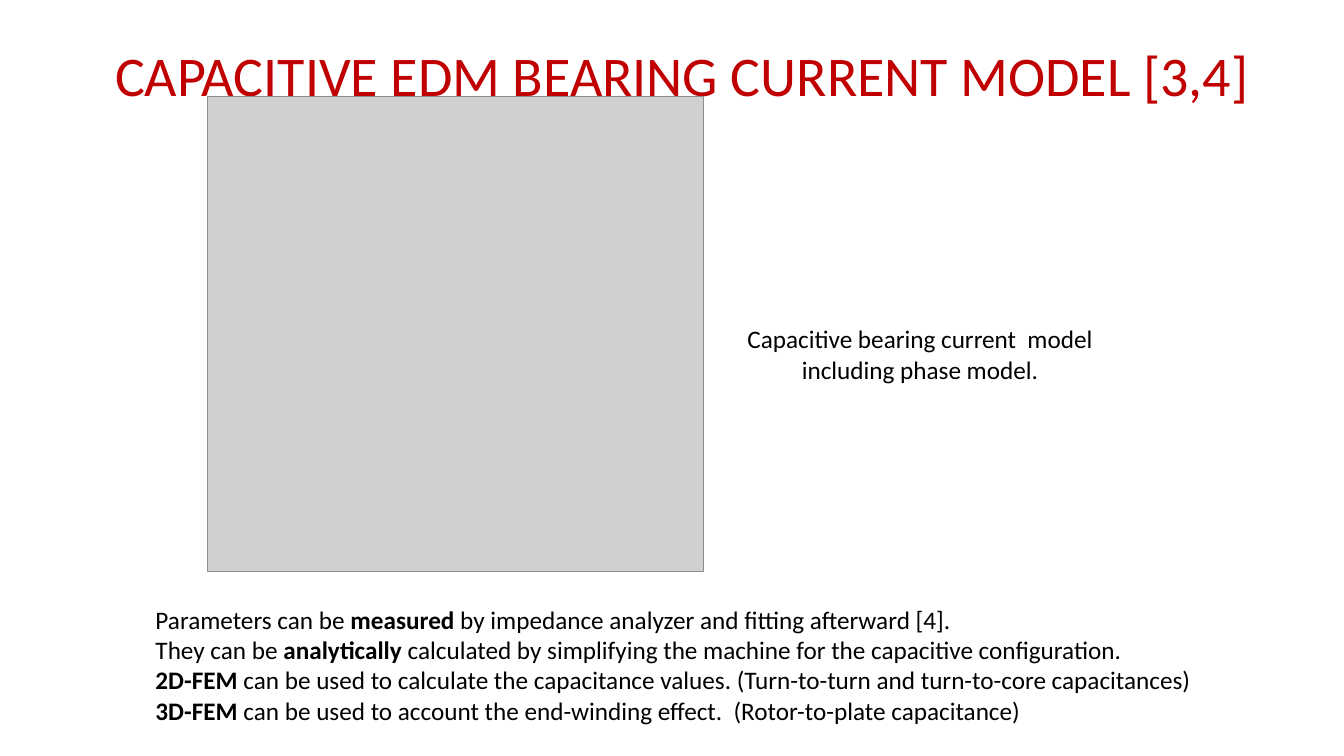
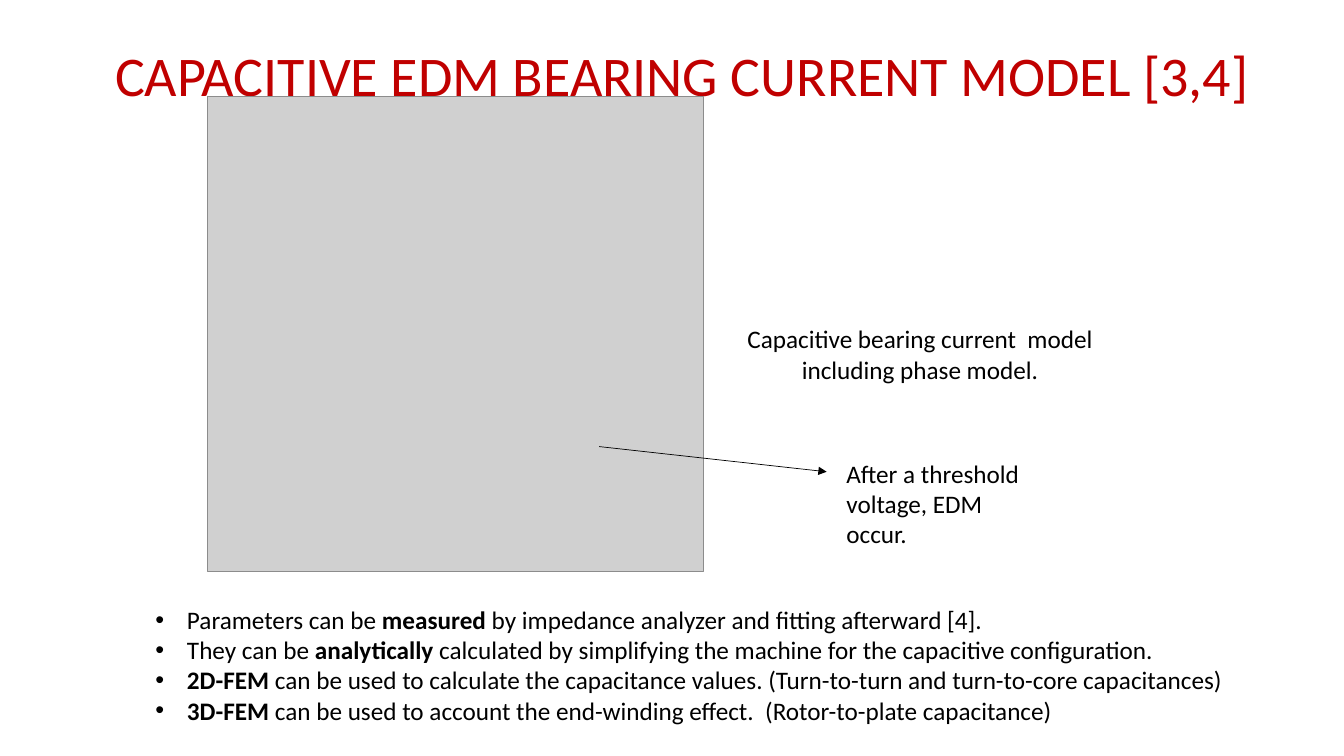
Before and after one commit to EnesAyaz/KTH, a slide deck: slide 8 of Weekly-Reports/BearingCurrentsSourceAndMitigations.pptx. Drawn at 1344x756 pixels with LibreOffice and Linux fonts; fonts in the diff are those of the drawing; grey boxes stand for pictures. Boxes give left, top, right and bottom in pixels: in the first picture for what was removed or moved away, otherwise in the second. Text is boxed around its words. In the diff, an @@ line names an element or a change of style, - is before the commit and + after.

```diff
--- a/Weekly-Reports/BearingCurrentsSourceAndMitigations.pptx
+++ b/Weekly-Reports/BearingCurrentsSourceAndMitigations.pptx
@@ arrow added from (599, 447) to (827, 472), #000000 0.5 pt @@
@@ text added at (846, 465, 1019, 543), 18 pt, text #000000 @@
+After a threshold voltage, EDM occur.
@@ text "Parameters can be measured by ..." at (187, 610, 1221, 725): bullet none to • @@
```
Also in this commit, not shown: 10 other slides changed, 1 other file.
